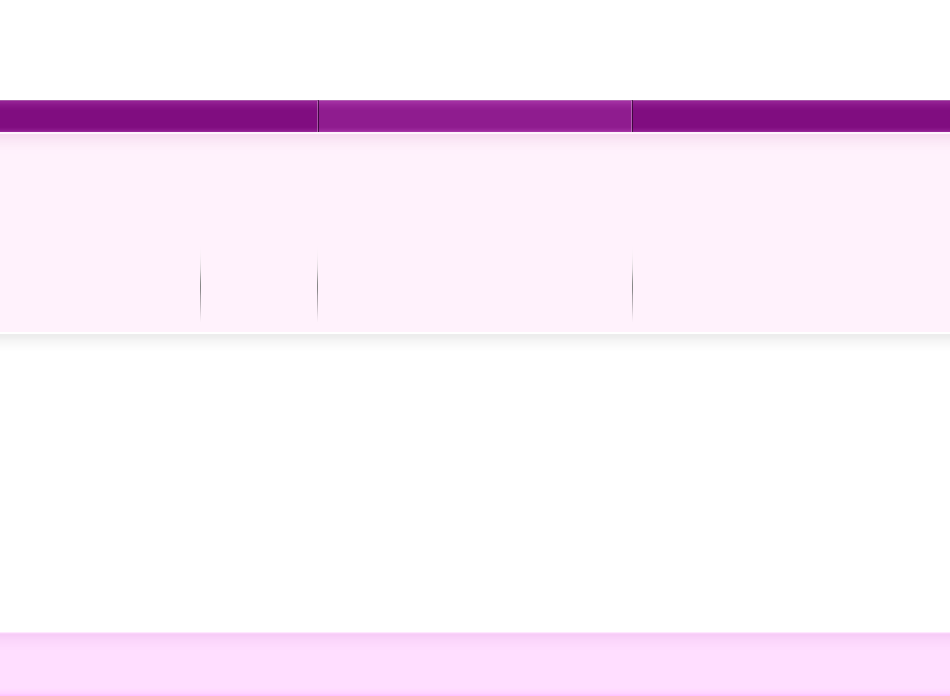
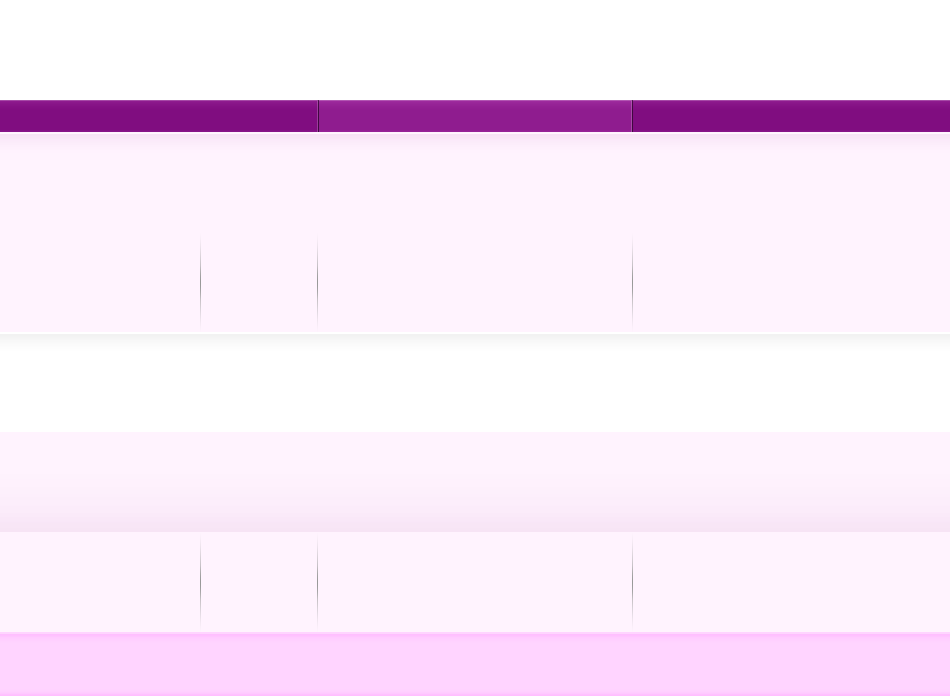
Two versions of the same layered image (w=950, h=696). Layer-by-layer changes:
painted on "navbar button" over 0, 100, 950, 132
painted on "header widgets" over 0, 134, 950, 148
painted on "header boxes" over 200, 235, 633, 330
renamed "footer stroke" to "footer widgets shadow", blend screen → normal, moved it above "footer widgets", painted on it over 0, 632, 950, 633
painted on "footer widgets" over 0, 432, 950, 532
painted on "footer boxes" over 0, 532, 950, 632
painted on "footer" over 0, 632, 950, 696
